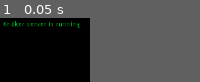
Above: before the commit, frame 1.
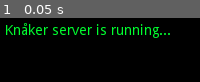
Above: after the commit, the same moment.

Repository: ebinbellini/knaker-server
Game: Godot game, scene res://server.tscn
The game is run twice, just before and just after one commit, with the same random seed, the same clock (stepped at 60 frames per second) and the same inputs.
Inputs:
- Up to frame 1 (0.05 s): no input
In our replay, the window is 90x64 before the commit and 200x64 after it. These sizes can differ from the game's own. Grey fills any space a smaller window leaves; there, only what the larger window draws over its background counts as a difference.

The runs differ from the first frame. In frame 1, 6.5% of the frame differs, in the area x 1-85%, y 4-32%.

Commit message:
Visual indicators
Tell the players who's turn it is
Fixed bug where the turn was transferred after an insertion
 Show more clearly why a player is no longer in game (left, finished, lost)
and more

Diff:
--- a/project.godot
+++ b/project.godot
@@ -26,11 +26,9 @@
 
 [display]
 
-window/size/width=90
-window/size/height=12
-window/size/resizable=false
+window/size/width=200
+window/size/height=24
 window/vsync/use_vsync=false
-window/energy_saving/keep_screen_on=false
 window/ios/hide_home_indicator=false
 
 [network]
@@ -42,8 +40,10 @@
 quality/driver/driver_name="GLES2"
 quality/intended_usage/framebuffer_allocation=1
 quality/intended_usage/framebuffer_allocation.mobile=1
+quality/2d/use_pixel_snap=true
 vram_compression/import_etc=true
 vram_compression/import_etc2=false
+quality/filters/use_nearest_mipmap_filter=true
 quality/depth/hdr=false
 environment/default_environment="res://default_env.tres"
 quality/dynamic_fonts/use_oversampling=false
--- a/room.gd
+++ b/room.gd
@@ -140,6 +140,10 @@
 	in_trading_phase = false
 	server.trading_phase_ended(self)
 
+	var pid: int = players[turn_index].id
+	for p in players:
+		server.rpc_id(p.id, "this_player_has_turn", pid)
+
 
 func can_end_trading_phase() -> bool:
 	# All players need to vote to begin
@@ -165,12 +169,21 @@
 	else:
 		return
 
-	if player_count() <= turn_index:
-		turn_index -= 1
-
 	# Close room if no players are left
 	if player_count() == 0:
 		queue_free()
+
+	if player_count() <= turn_index:
+		turn_index -= 1
+
+	# Tell players who has the turn
+	for p in players:
+		server.rpc_id(p.id, "this_player_has_turn", pid)
+
+	# Tell all players that this player is finished
+	for p in players:
+		if (p.id != pid):
+			server.rpc_id(p.id, "player_finished", pid, "LEFT")
 
 
 func deal_cards():
@@ -229,6 +242,8 @@
 		deck.append(create_card(Knaker, knaker_color))
 
 	deck.shuffle()
+
+	# DEBUG ONLY deck = deck.slice(0, 11)
 
 
 func create_card(value: int, color: int) -> Card:
@@ -344,7 +359,7 @@
 		unruly_move(pid, "YMNPCDTP")
 		return
 
-	var valid_insertion: bool = is_valid_insertion(cards)
+	var valid_insertion: bool = is_valid_insertion(cards, pid)
 
 	if find_player_index(pid) != turn_index and not valid_insertion:
 		unruly_move(pid, "INYTY")
@@ -377,7 +392,7 @@
 		accept_move(cards, transferables, pid)
 
 
-func is_valid_insertion(cards: Array) -> bool:
+func is_valid_insertion(cards: Array, pid: int) -> bool:
 	# Is this a valid "instick" (insertion)
 	var fnsi: int = first_non_seven_index()
 	if fnsi == -1:
@@ -386,8 +401,21 @@
 	if not is_homogenous(cards):
 		return false
 
+	for card in cards:
+		if not is_in_players_hand_cards(card, pid):
+			return false
+
 	var top: Card = pile[fnsi]
 	return cards[0].value == top.value
+
+
+func is_in_players_hand_cards(comp_card: Card, pid: int) -> bool:
+	var player = players[find_player_index(pid)]
+	for card in player.hand:
+		if are_cards_equal(comp_card, card):
+			return true
+
+	return false
 
 
 func player_cards_changed(player):
@@ -427,7 +455,8 @@
 
 	if should_pile_flip:
 		empty_pile()
-	elif not placing_players_turn_again:
+	# Don't transfer turn if this is an "instick" (insertion)
+	elif not placing_players_turn_again and pid == players[turn_index].id:
 		transfer_turn()
 
 	var player = players[index]
@@ -436,20 +465,27 @@
 
 	if is_player_finished(player):
 		player.finished = true
-		var lost: bool = did_finished_player_lose()
-		if lost:
+		var successful: bool = did_finished_player_go_out_successfully()
+		if successful:
+			leaderboard.append(player)
+		else:
 			failed.append(player)
-		else:
-			leaderboard.append(player)
+
+		var reason: String = "PRO"
+		if not successful:
+			reason = "UNLUCKY"
 
 		# Tell all players that this player is finished
 		for p in players:
-			server.rpc_id(p.id, "player_finished", pid, lost)
+			server.rpc_id(p.id, "player_finished", pid, reason)
 
 		if are_all_players_finished():
 			end_game()
 
 	player_cards_changed(player)
+
+	should_pile_flip = false
+	placing_players_turn_again = false
 
 
 func are_all_players_finished() -> bool:
@@ -477,17 +513,17 @@
 		server.rpc_id(p.id, "go_to_leaderboard", order)
 
 
-func did_finished_player_lose() -> bool:
+func did_finished_player_go_out_successfully() -> bool:
 	# The player may not exit by flipping the pile
 	if len(pile) == 0:
-		return true
+		return false
 
 	# The player may not exit with a 2
 	var fsn: int = first_non_seven_index()
 	if fsn != -1 and pile[fsn].value == 2:
-		return true
-
-	return false
+		return false
+
+	return true
 
 
 func is_player_finished(player: Player) -> bool:
@@ -644,7 +680,7 @@
 		if curr_val != 3:
 			return false
 
-	return not is_top_knaker_at_least_rank(4)
+	return is_top_knaker_at_least_rank(3) and not is_top_knaker_at_least_rank(4)
 
 
 func is_homogenous(cards: Array) -> bool:
--- a/server.gd
+++ b/server.gd
@@ -163,7 +163,6 @@
 	var pid = get_tree().get_rpc_sender_id()
 	var room = find_player_room(pid)
 
-	# TODO tell all players so they can update their UI
 	if room != null:
 		room.remove_player(pid)
 
--- a/server.tscn
+++ b/server.tscn
@@ -19,11 +19,10 @@
 }
 
 [node name="Label" type="Label" parent="."]
-margin_left = 3.22624
-margin_top = 2.62284
-margin_right = 169.226
-margin_bottom = 19.6228
-rect_scale = Vector2( 0.5, 0.5 )
+margin_left = 5.08027
+margin_top = 6.06609
+margin_right = 171.08
+margin_bottom = 23.0661
 custom_colors/font_color = Color( 0, 1, 0.184314, 1 )
 text = "Knåker server is running..."
 __meta__ = {
